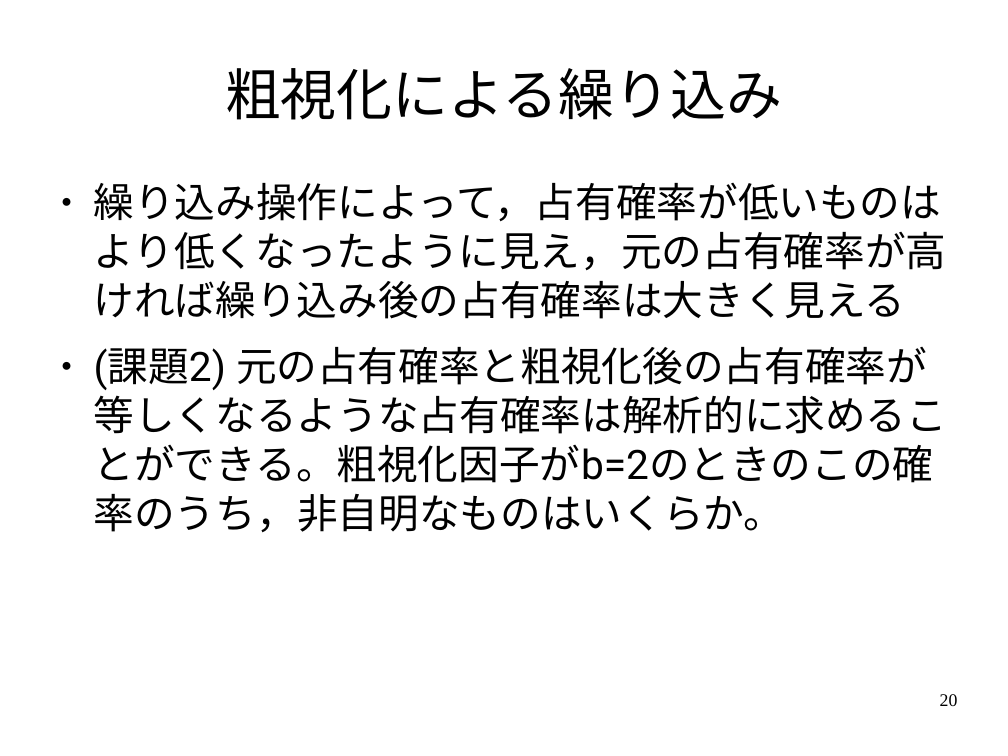
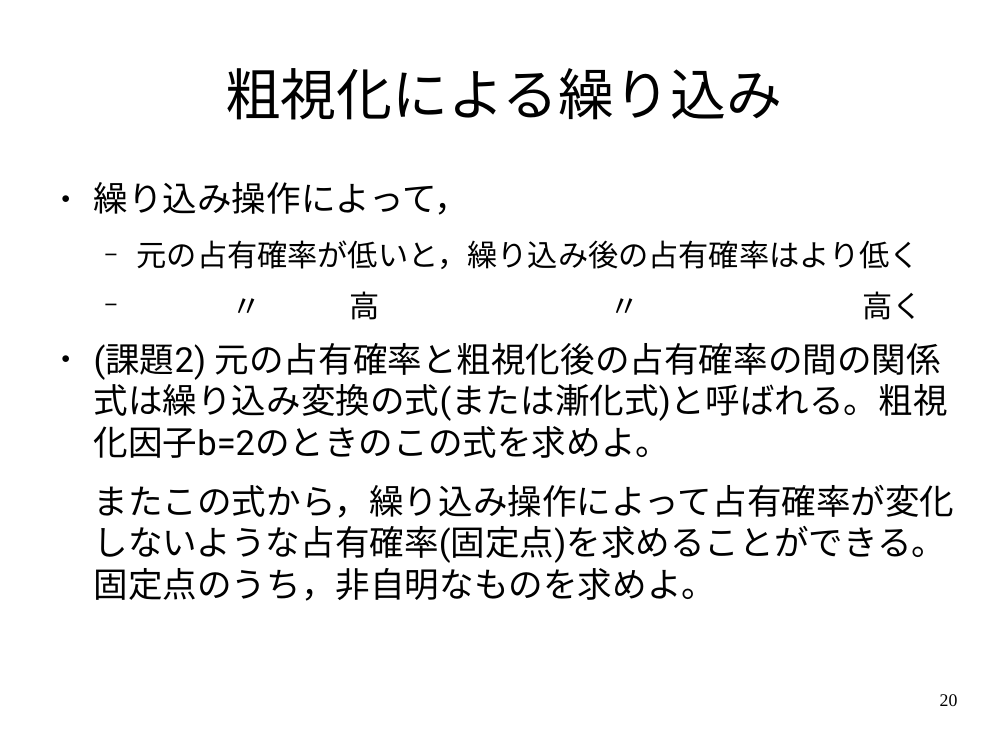
Before and after one commit to ssh0/SCS_yamlab2016, a slide deck: slide 20 of doc/slide.odp. Drawn at 1008x756 pixels with LibreOffice and Linux fonts; fonts in the diff are those of the drawing. Boxes give left, top, right and bottom in pixels: in the first picture for what was removed or moved away, otherwise in the second. Text is boxed around its words. In the diff, an @@ line names an element or a change of style, - is before the commit and + after.

```diff
--- a/doc/slide.odp
+++ b/doc/slide.odp
@@ text at (x1=94, y1=182, x2=955, y2=601): text changed; size 32 to 27.2 pt @@
-● 繰り込み操作によって，占有確率が低いものはより低くなったように見え，元の占有確率が高ければ繰り込み後の占有確率は大きく見える
-● (課題2) 元の占有確率と粗視化後の占有確率が等しくなるような占有確率は解析的に求めることができる。粗視化因子がb=2のときのこの確率のうち，非自明なものはいくらか。
+● 繰り込み操作によって，
+  − 元の占有確率が低いと，繰り込み後の占有確率はより低く
+  − 〃 高 〃 高く
+● (課題2) 元の占有確率と粗視化後の占有確率の間の関係式は繰り込み変換の式(または漸化式)と呼ばれる。粗視化因子b=2のときのこの式を求めよ。
+またこの式から，繰り込み操作によって占有確率が変化しないような占有確率(固定点)を求めることができる。固定点のうち，非自明なものを求めよ。
```
Also in this commit, not shown: 15 other slides changed, 5 slides added, 1 slide removed, 1 other file.
